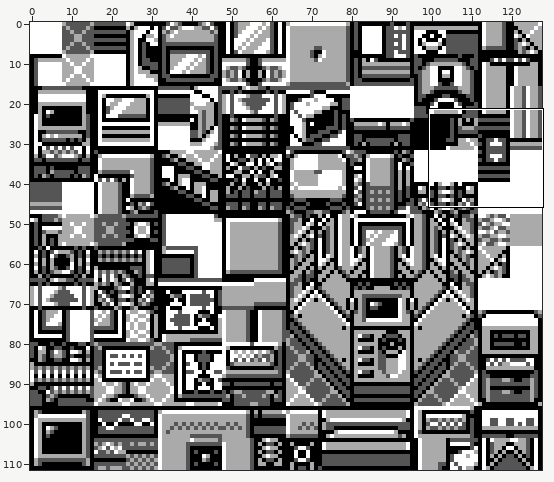
Two states of a sprite sheet, gfx/tilesets/pokecom_center.png. Above, an overview of the earlier version with the close-up marked.
Close-up. First the earlier version:
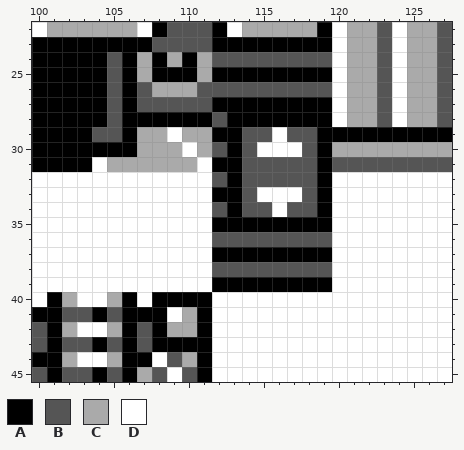
The file is 128x112 pixels. Shown: x 100..127, y 22..45.
Palette (. is transparent): A #000000  B #555555  C #aaaaaa  D #ffffff
Pixels before, first column x 100:
22 DCCCCCCDABBBADCCCCCADCCBDCCB
23 AAAAAAAABBBBAAAAAAAADCCBDCCB
24 AAAAABACACACBBBBBBBBDCCBDCCB
25 AAAAABACAAACAAAAAAAADCCBDCCB
26 AAAAABABCCCBBBBBBBBBDCCBDCCB
27 AAAAABABBBBBAAAAAAAADCCBDCCB
28 AAAAABAAAAAABAAAAAAADCCBDCCB
29 AAAABBACCDCCAABBDBBAAAAAAAAA
30 AAAAAAACCCDCBABDDDBACCCCCCCC
31 AAAADCCCCCCDAABBBBBABBBBBBBB
32 DDDDDDDDDDDDBABBBBBADDDDDDDD
33 DDDDDDDDDDDDAABDDDBADDDDDDDD
34 DDDDDDDDDDDDBABBDBBADDDDDDDD
35 DDDDDDDDDDDDAAAAAAAADDDDDDDD
36 DDDDDDDDDDDDBBBBBBBBDDDDDDDD
37 DDDDDDDDDDDDAAAAAAAADDDDDDDD
38 DDDDDDDDDDDDBBBBBBBBDDDDDDDD
39 DDDDDDDDDDDDAAAAAAAADDDDDDDD
40 DACDDCADAAAADDDDDDDDDDDDDDDD
41 AABBABAAADCADDDDDDDDDDDDDDDD
42 BACDDCABACCADDDDDDDDDDDDDDDD
43 BABBABABAAAADDDDDDDDDDDDDDDD
44 AACDDCAADBCADDDDDDDDDDDDDDDD
45 BABBABACBDBADDDDDDDDDDDDDDDD
The result:
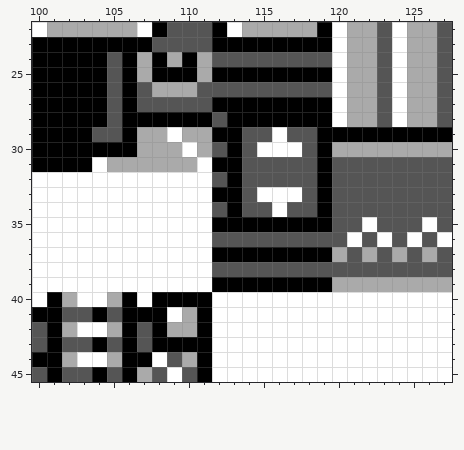
Edits made:
Colour B replaces colour D in rows 32 to 34 at x 120 to 127; in row 35 at x 120 to 121, 123 to 125 and 127; in row 36 at x 120, 122, 124 and 126; in row 37 at x 121, 123, 125 and 127; in row 38 at x 120 to 127.
Colour C replaces colour D in row 37 at x 120, 122, 124 and 126; in row 39 at x 120 to 127.
Changed places in both close-ups, as pixel boxes (x1, y1, x2, y2):
changed: (332, 172, 452, 292)
